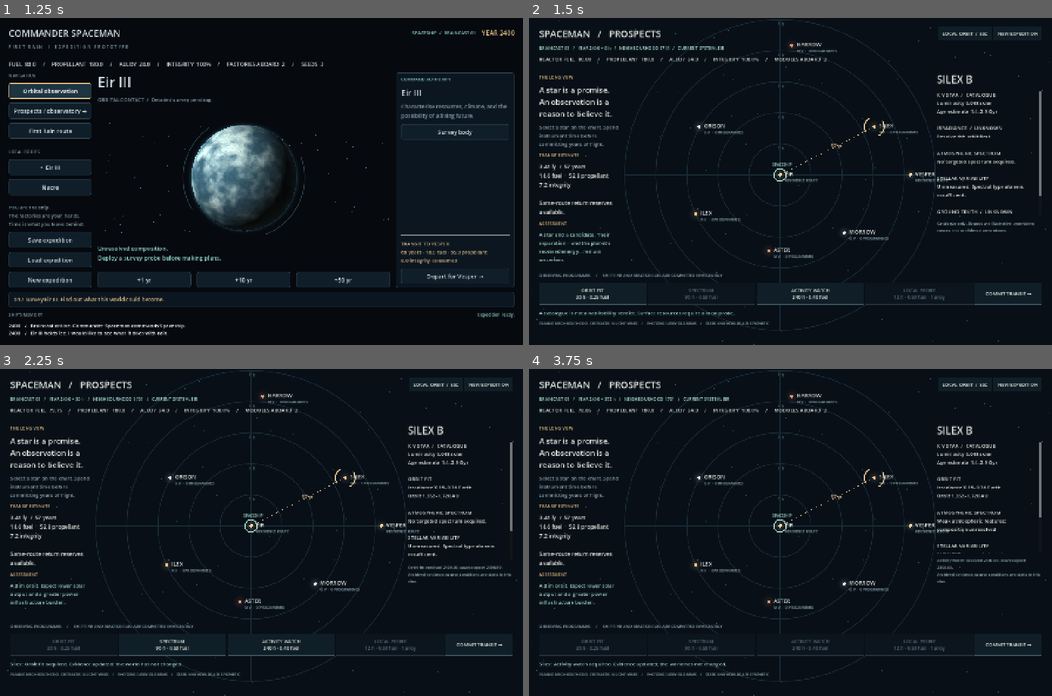
Above: before the commit, frames 1-4 (two rows, left to right).
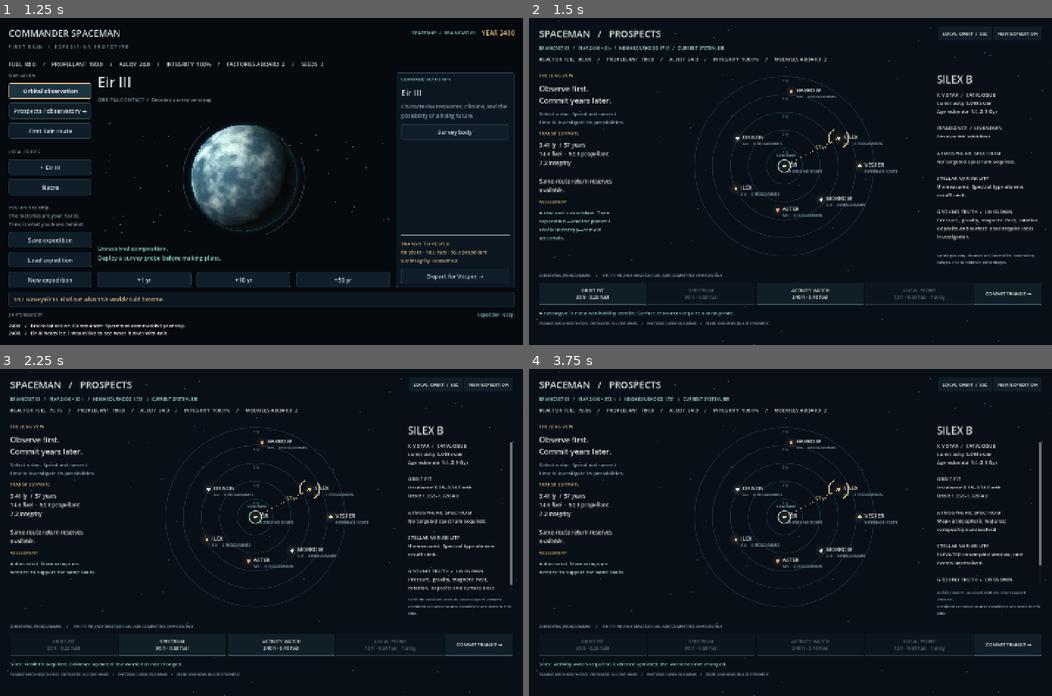
Above: after the commit, the same moments.

Repository: ulfur/spaceman
Game: Godot game, scene res://scenes/main.tscn
The game is run twice, just before and just after one commit, with the same random seed, the same clock (stepped at 60 frames per second) and the same inputs.
Inputs:
- Up to frame 1 (1.25 s): click "Orbital observation" at 0.5 s
- Up to frame 2 (1.5 s): click "Prospects / observatory →" at 1.25 s
- Up to frame 3 (2.25 s): click "ORBIT FIT 36 h · 0.25 fuel" at 2 s
- Up to frame 4 (3.75 s): click "SPECTRUM 96 h · 0.50 fuel" at 2.75 s; click "ACTIVITY WATCH 240 h · 0.40 f…" at 3.5 s

Frame 1 is identical in both runs. In frame 2, 7.0% of the frame differs, in the area x 1-98%, y 0-96%; in frame 3, 6.9%; in frame 4, 6.9%.

Commit message:
Give the observatory room to breathe and preserve old settlements

Diff:
--- a/scripts/observatory.gd
+++ b/scripts/observatory.gd
@@ -108,19 +108,22 @@
 	top.add_child(clock)
 	resources = label("", 14)
 	top.add_child(resources)
-	var left := stack(area(Control.PRESET_TOP_LEFT, Vector4(28, 154, 267, 582)))
+	var left_scroll := ScrollContainer.new()
+	left_scroll.name = "AssessmentScroll"
+	left_scroll.horizontal_scroll_mode = ScrollContainer.SCROLL_MODE_DISABLED
+	area(Control.PRESET_LEFT_WIDE, Vector4(28, 150, 267, -220)).add_child(left_scroll)
+	var left := stack(left_scroll)
+	left.size_flags_horizontal = Control.SIZE_EXPAND_FILL
 	left.add_child(label("THE LONG VIEW", 12, AMBER))
-	left.add_child(wrapped("A star is a promise.\nAn observation is a reason to believe it.", 21))
-	left.add_child(wrapped("Select a star on the chart. Spend instrument time before committing years of flight.", 14, MUTED))
+	left.add_child(wrapped("Observe first.\nCommit years later.", 21))
+	left.add_child(wrapped("Select a star. Spend instrument time to investigate its possibilities.", 14, MUTED))
 	left.add_child(label("TRANSIT ESTIMATE", 12, AMBER))
 	route = wrapped("", 15)
 	left.add_child(route)
 	left.add_child(label("ASSESSMENT", 12, AMBER))
 	decision = wrapped("", 14, CYAN)
 	left.add_child(decision)
-	var right := stack(area(Control.PRESET_TOP_RIGHT, Vector4(-317, 150, -28, -270)))
-	# Explicit height because this area is top anchored rather than vertically stretched.
-	right.get_parent().offset_bottom = 592
+	var right := stack(area(Control.PRESET_RIGHT_WIDE, Vector4(-317, 150, -28, -220)))
 	title = label("", 28)
 	right.add_child(title)
 	var scroll := ScrollContainer.new()
@@ -179,7 +182,7 @@
 func refresh() -> void:
 	map.show_catalogue(session, selected)
 	var ship: Dictionary = session.expedition.state.ship
-	clock.text = "BRAINCAST 01   /   YEAR %d + %d h   /   NEIGHBOURHOOD %d   /   CURRENT SYSTEM: %s" % [session.expedition.state.year, session.fractional_hours, session.prospects.state.seed, session.expedition.state.system.to_upper()]
+	clock.text = "BRAINCAST 01   /   YEAR %d + %d h   /   NEIGHBOURHOOD %d   /   CURRENT SYSTEM: %s" % [session.expedition.state.year, session.fractional_hours, session.prospects.state.seed, system_name(session.expedition.state.system)]
 	resources.text = "REACTOR FUEL  %.2f     /     PROPELLANT  %.1f     /     ALLOY  %.1f     /     INTEGRITY  %.1f%%     /     MODULES ABOARD  %d" % [ship.fuel, ship.propellant, ship.alloy, ship.integrity, ship.modules]
 	var data: Dictionary = session.prospects.evidence(selected)
 	title.text = selected.to_upper() if data.is_empty() else data.planet_name.to_upper()
@@ -223,7 +226,7 @@
 		return "A star and a candidate. Their separation—and the planet's received energy—remain uncertain."
 	var text := "Moderate exposure candidate. Atmosphere and radiation still matter."
 	if data.flux_high < 0.6:
-		text = "A dim orbit. Expect lower solar output and a greater power-infrastructure burden."
+		text = "A dim orbit. More arrays are needed to support the same loads."
 	elif data.flux_low > 1.3:
 		text = "Strong irradiation. Useful energy does not establish exposed-life viability."
 	if data.get("activity_band", "") == "HIGH":
@@ -231,6 +234,12 @@
 	if data.has("ice_factor") and data.ice_factor < 0.4:
 		text += "\n\nSparse accessible ice. A refuge's initial water will not last indefinitely."
 	return text
+
+func system_name(id: String) -> String:
+	for definition in session.expedition.scenario.systems:
+		if definition.id == id:
+			return definition.name.to_upper()
+	return id.to_upper()
 
 func latest_observation(data: Dictionary) -> String:
 	var latest: Dictionary = {}
@@ -253,7 +262,7 @@
 
 func request_travel() -> void:
 	var quote: Dictionary = session.expedition.travel_quote(selected)
-	travel_dialog.dialog_text = "Destination: %s\n%.2f light ye …(161 unchanged characters)… l does not establish habitability." % [selected.to_upper(), quote.distance_ly, quote.years, quote.fuel_cost, quote.propellant_cost, quote.wear, route.text]
+	travel_dialog.dialog_text = "Destination: %s\n%.2f light ye …(161 unchanged characters)… l does not establish habitability." % [system_name(selected), quote.distance_ly, quote.years, quote.fuel_cost, quote.propellant_cost, quote.wear, route.text]
 	travel_dialog.popup_centered(Vector2i(580, 400))
 
 func travel() -> void:
--- a/scripts/prospect_map.gd
+++ b/scripts/prospect_map.gd
@@ -18,9 +18,16 @@
 	queue_redraw()
 
 func star_position(id: String) -> Vector2:
-	var origin := Vector2(size.x * 0.48, size.y * 0.48)
-	var scale_value: float = minf(size.x * 0.065, size.y * 0.095)
-	return origin + session.expedition.system_position(id) * Vector2(scale_value, -scale_value)
+	var region := chart_region()
+	return region.get_center() + session.expedition.system_position(id) * Vector2(chart_scale(), -chart_scale())
+
+func chart_region() -> Rect2:
+	# Reserve actual space for the header, side dossiers and instrument dock.
+	return Rect2(286, 145, maxf(200, size.x - 606), maxf(200, size.y - 375))
+
+func chart_scale() -> float:
+	var extent := chart_region().size
+	return minf(extent.x * 0.085, extent.y * 0.094)
 
 func _draw() -> void:
 	draw_rect(Rect2(Vector2.ZERO, size), Color("080f17"))
@@ -30,7 +37,7 @@
 		return
 	var font := ThemeDB.fallback_font
 	var origin := star_position("eir")
-	var scale_value: float = minf(size.x * 0.065, size.y * 0.095)
+	var scale_value: float = chart_scale()
 	for radius in range(1, 6):
 		draw_arc(origin, scale_value * radius, 0, TAU, 128, Color("192b38"), 1, true)
 		draw_string(font, origin + Vector2(-6, -scale_value * radius + 15), "%d ly" % radius, HORIZONTAL_ALIGNMENT_LEFT, -1, 10, Color("607581"))
--- a/tests/test_prospects.gd
+++ b/tests/test_prospects.gd
@@ -97,6 +97,21 @@
 	check(restored.expedition.state.year == 2412 and restored.fractional_hours == 12 and restored.expedition.state.bodies.eir_iii.factory == "warming", "Migration preserves established progress")
 	check(restored.expedition.state.bodies.size() == 15, "Migration adds unobserved prospects without removing old bodies")
 	check(restored.restore_json(legacy.save_json()).ok, "Original version-one save migrates")
+	var old_orbit = Simulation.new()
+	old_orbit.command("survey", "eir_iii")
+	old_orbit.state.ship.modules -= 1
+	var old_site = Surface.new()
+	old_site.command("land", 10, 10)
+	old_site.command("solar", 11, 10)
+	old_site.advance(25)
+	old_v2 = {"version": 2, "expedition": JSON.parse_string(old_orbit.save_json()), "sites": {"eir_iii": JSON.parse_string(old_site.save_json())}, "fractional_hours": 25, "surface_body": "eir_iii"}
+	migration = restored.restore_json(JSON.stringify(old_v2))
+	check(migration.ok, "Version-two settlement migrates: " + migration.message)
+	check(restored.sites.has("eir_iii") and restored.sites.eir_iii.state.total_hours == 25 and restored.sites.eir_iii.state.structures.size() == 2 and restored.expedition.state.ship.modules == 1, "Migration preserves settlement, clock and allocated module")
+	before = restored.save_json()
+	malformed = JSON.parse_string(before)
+	malformed.version = 3.5
+	check(not restored.restore_json(JSON.stringify(malformed)).ok and restored.save_json() == before, "Fractional save version is rejected without changing the expedition")
 	var dark = Surface.new(555, {"solar_factor": 0.25})
 	var bright = Surface.new(555, {"solar_factor": 1.0})
 	for site in [dark, bright]:
--- a/tests/test_prospects_ui.gd
+++ b/tests/test_prospects_ui.gd
@@ -66,6 +66,7 @@
 	click("Observe_probe")
 	check(session.site_available(chosen + "_b"), "Local probe opens new surface")
 	check("Atmospheric column" in game.dossier.text, "Dossier exposes local shielding context")
+	game.find_child("DossierScroll", true, false).scroll_vertical = 10000
 	await capture("10-prospect-local-probe.png")
 	root.size = Vector2i(1100, 760)
 	await capture("11-prospect-compact.png")
@@ -82,6 +83,17 @@
 	await process_frame
 	game = current_scene
 	check(game.sim.state.system == chosen and game.selected == chosen + "_b", "Orbital view stays in generated system")
+	click("Prospects")
+	await process_frame
+	await process_frame
+	game = current_scene
+	click("NewProspects")
+	check(game.reset_dialog.visible, "New seed requires explicit reset confirmation")
+	await capture("13-prospect-new-expedition.png")
+	game.seed_input.value = 1702
+	game.reset_dialog.hide()
+	game.reset_dialog.confirmed.emit()
+	check(session.prospects.state.seed == 1702 and session.expedition.state.system == "eir", "Confirmed reset changes neighbourhood and resets expedition")
 	print("Prospects UI: %d failures" % failures)
 	game.queue_free()
 	await process_frame
Not shown, changed: README.md
Not shown, changed: docs/roadmap.md
Not shown, changed: docs/surface-prototype.md
Not shown, changed: docs/vision.md
